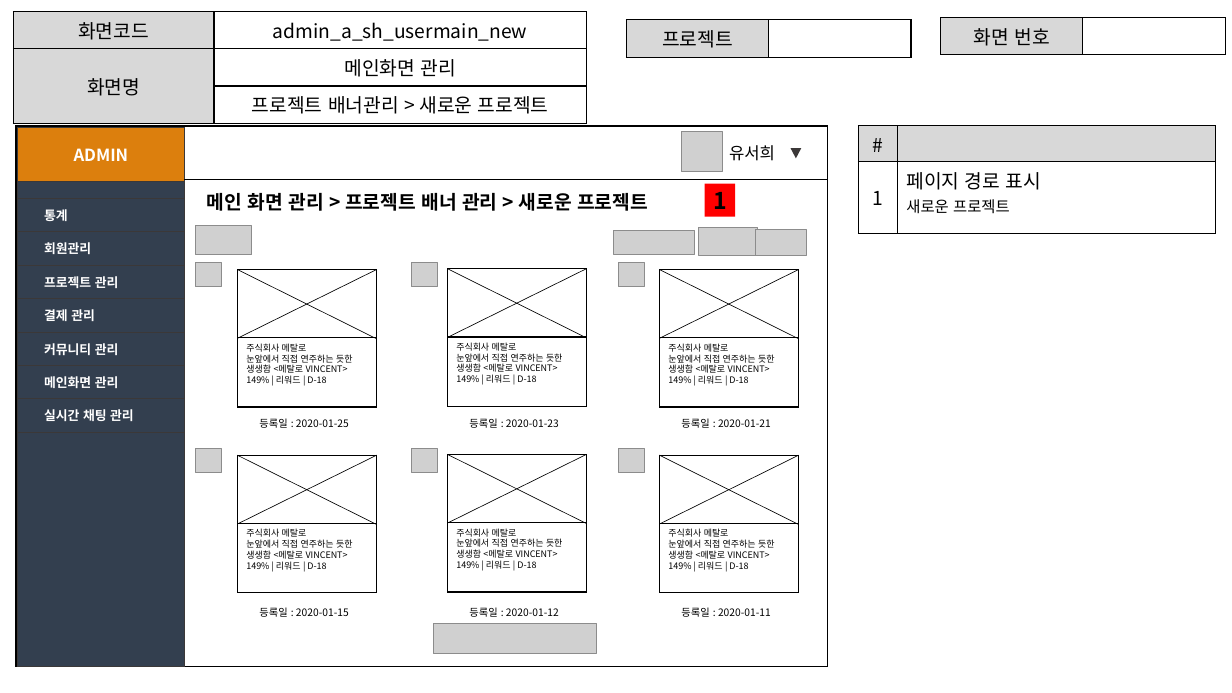
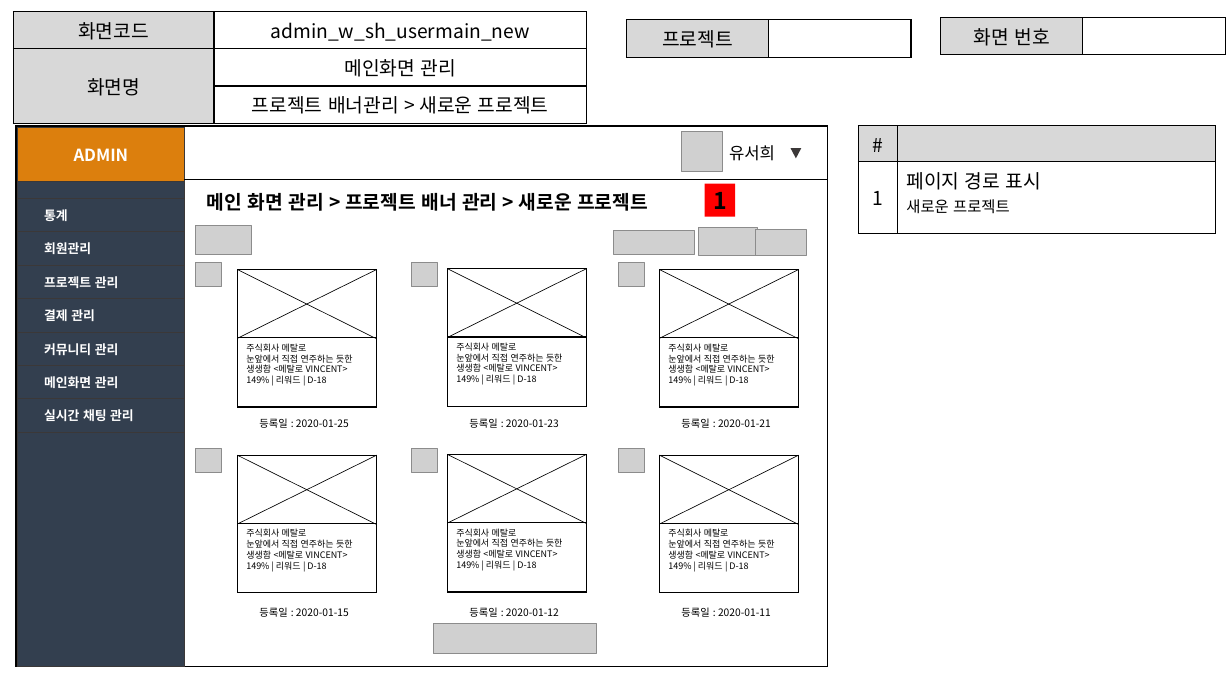
Before and after one commit to ezenteam2/EzenCrowdFunding, a slide deck: slide 16 of project03 화면설계서/project03 - 화면 설계서 - 서희.pptx. Drawn at 1232x693 pixels with LibreOffice and Linux fonts; fonts in the diff are those of the drawing; grey boxes stand for pictures. Boxes give left, top, right and bottom in pixels: in the first picture for what was removed or moved away, otherwise in the second. Text is boxed around its words. In the diff, an @@ line names an element or a change of style, - is before the commit and + after.

```diff
--- a/project03 화면설계서/project03 - 화면 설계서 - 서희.pptx
+++ b/project03 화면설계서/project03 - 화면 설계서 - 서희.pptx
@@ table at (x1=13, y1=12, x2=586, y2=118) @@
-row 1, column 2: admin_a_sh_usermain_new
+row 1, column 2: admin_w_sh_usermain_new
```
Also in this commit, not shown: 11 other slides changed, 8 other files.
